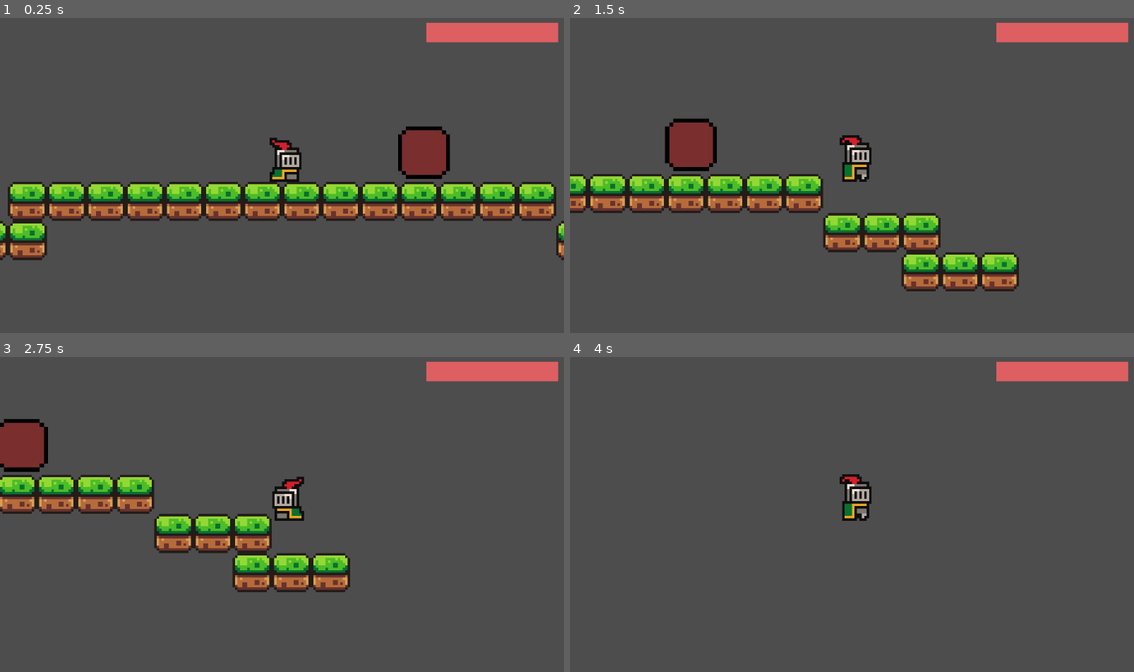
Above: before the commit, frames 1-4 (two rows, left to right).
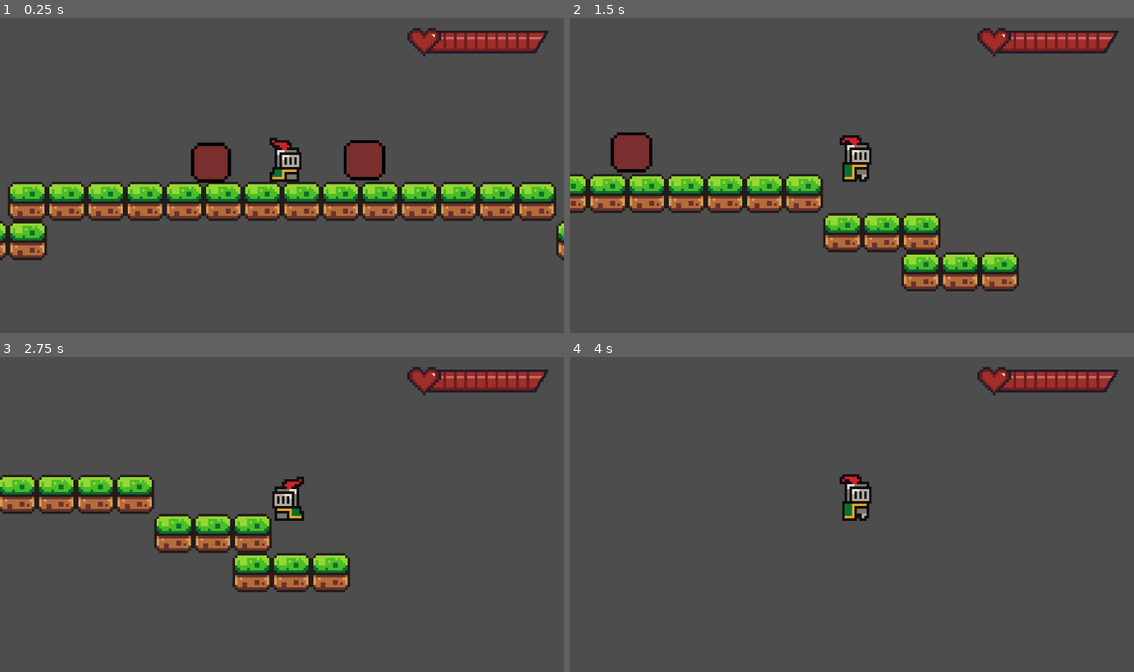
Above: after the commit, the same moments.

Repository: stackhacksbu/StackhacksGameDevRepo
Game: Godot game, scene res://scenes/Game.tscn
Two runs of this game, one before a commit and one after it. Both use one fixed random seed, a clock stepped at 60 frames per second and the inputs below.
Inputs:
- Up to frame 1 (0.25 s): no input
- Up to frame 2 (1.5 s): hold D (move_right) from 0.53 s (still down); tap Q (dash) at 0.6, 1.35 s; tap W (jump) at 0.77 s
- Up to frame 3 (2.75 s): tap W (jump) at 1.52 s; release D (move_right) at 2.03 s; hold A (move_left) from 2.03 s (still down); tap Q (dash) at 2.1 s
- Up to frame 4 (4 s): release A (move_left) at 2.78 s; hold D (move_right) from 2.78 s (still down); tap Q (dash) at 2.85, 3.6 s; tap W (jump) at 3.02, 3.77 s

The runs differ from the first frame. In frame 1, 5.6% of the frame differs, in the area x 33-99%, y 1-53%; in frame 2, 4.7%; in frame 3, 3.7%; in frame 4, 2.4%.

Commit message:
working health bar with textures

Diff:
--- a/scenes/Game.tscn
+++ b/scenes/Game.tscn
@@ -1,15 +1,12 @@
-[gd_scene load_steps=11 format=4 uid="uid://besm0lkf1jww8"]
+[gd_scene load_steps=13 format=4 uid="uid://besm0lkf1jww8"]
 
 [ext_resource type="PackedScene" uid="uid://dhr6vs5bxmd2f" path="res://scenes/player.tscn" id="1_ucb25"]
+[ext_resource type="Texture2D" uid="uid://bh4xk0ccyqp2c" path="res://assets/health bars/health_100.png" id="2_fstaj"]
 [ext_resource type="Texture2D" uid="uid://ctjow8vmb4k5v" path="res://assets/sprites/world_tileset.png" id="2_lbvig"]
 [ext_resource type="Texture2D" uid="uid://cshxdx3x1qvjl" path="res://assets/sprites/temp.png" id="3_8gr78"]
 [ext_resource type="Script" path="res://scripts/area_2d.gd" id="3_jtr68"]
-
-[sub_resource type="StyleBoxFlat" id="StyleBoxFlat_ntods"]
-bg_color = Color(0.141036, 0.133074, 0.131641, 1)
-
-[sub_resource type="StyleBoxFlat" id="StyleBoxFlat_6kq61"]
-bg_color = Color(0.869494, 0.371772, 0.384509, 1)
+[ext_resource type="Script" path="res://scenes/health_bar.gd" id="3_lha40"]
+[ext_resource type="Script" path="res://scenes/unhealth_tester.gd" id="5_j43pw"]
 
 [sub_resource type="WorldBoundaryShape2D" id="WorldBoundaryShape2D_do8s8"]
 
@@ -171,6 +168,9 @@
 
 [sub_resource type="RectangleShape2D" id="RectangleShape2D_1xii0"]
 
+[sub_resource type="RectangleShape2D" id="RectangleShape2D_t6ppj"]
+size = Vector2(14, 14)
+
 [node name="Node2D" type="Node2D"]
 
 [node name="Player" parent="." instance=ExtResource("1_ucb25")]
@@ -179,15 +179,15 @@
 [node name="Camera2D" type="Camera2D" parent="Player"]
 zoom = Vector2(5, 5)
 
-[node name="HealthBar" type="ProgressBar" parent="Player"]
-offset_left = 59.0
+[node name="HealthBar" type="TextureProgressBar" parent="Player"]
+modulate = Color(0.950731, 0.858025, 0.795622, 1)
+offset_left = 47.0
 offset_top = -62.0
-offset_right = 179.0
-offset_bottom = -44.0
-scale = Vector2(0.448911, 0.448911)
-theme_override_styles/background = SubResource("StyleBoxFlat_ntods")
-theme_override_styles/fill = SubResource("StyleBoxFlat_6kq61")
-show_percentage = false
+offset_right = 175.0
+offset_bottom = -30.0
+scale = Vector2(0.528784, 0.528784)
+texture_over = ExtResource("2_fstaj")
+script = ExtResource("3_lha40")
 
 [node name="StaticBody2D" type="StaticBody2D" parent="."]
 
@@ -200,6 +200,8 @@
 tile_set = SubResource("TileSet_ppitl")
 
 [node name="Health Tester" type="Area2D" parent="."]
+position = Vector2(-13, 4)
+scale = Vector2(0.804676, 0.761006)
 script = ExtResource("3_jtr68")
 
 [node name="Sprite2D" type="Sprite2D" parent="Health Tester"]
@@ -211,4 +213,18 @@
 position = Vector2(58, 4)
 shape = SubResource("RectangleShape2D_1xii0")
 
+[node name="Unhealth tester" type="Area2D" parent="."]
+position = Vector2(40, 2)
+script = ExtResource("5_j43pw")
+
+[node name="Sprite2D" type="Sprite2D" parent="Unhealth tester"]
+position = Vector2(-69, 8)
+scale = Vector2(0.625, 0.625)
+texture = ExtResource("3_8gr78")
+
+[node name="CollisionShape2D" type="CollisionShape2D" parent="Unhealth tester"]
+position = Vector2(-69, 6)
+shape = SubResource("RectangleShape2D_t6ppj")
+
 [connection signal="body_entered" from="Health Tester" to="Health Tester" method="_on_body_entered"]
+[connection signal="body_entered" from="Unhealth tester" to="Unhealth tester" method="_on_body_entered"]
--- /dev/null
+++ b/scenes/health_bar.gd
@@ -0,0 +1,31 @@
+extends TextureProgressBar
+@onready var player: Player = $".."
+
+
+func _ready() -> void:
+	texture_over = preload("res://assets/health bars/health_100.png")
+	print (player.hp)
+
+func _process(delta: float) -> void:
+	if (player.hp == 100):
+		texture_over = preload("res://assets/health bars/health_100.png")
+	elif (player.hp == 90):
+		texture_over = preload("res://assets/health bars/health_90.png")
+	elif (player.hp == 80):
+		texture_over = preload("res://assets/health bars/health_80.png")
+	elif (player.hp == 70):
+		texture_over = preload("res://assets/health bars/health_70.png")
+	elif (player.hp == 60):
+		texture_over = preload("res://assets/health bars/health_60.png")
+	elif (player.hp == 50):
+		texture_over = preload("res://assets/health bars/health_50.png")
+	elif (player.hp == 40):
+		texture_over = preload("res://assets/health bars/health_40.png")
+	elif (player.hp == 30):
+		texture_over = preload("res://assets/health bars/health_30.png")
+	elif (player.hp == 20):
+		texture_over = preload("res://assets/health bars/health_20.png")
+	elif (player.hp == 10):
+		texture_over = preload("res://assets/health bars/health_10.png")
+	elif (player.hp == 0):
+		texture_over = preload("res://assets/health bars/health_0.png")
--- /dev/null
+++ b/scenes/unhealth_tester.gd
@@ -0,0 +1,7 @@
+extends Area2D
+@onready var player: Player = $"../Player"
+
+
+func _on_body_entered(body: Node2D) -> void:
+	print ("ouuuucchhh!!")
+	player.subtract_health(10)
--- a/scripts/area_2d.gd
+++ b/scripts/area_2d.gd
@@ -3,4 +3,4 @@
 
 func _on_body_entered(body):
 	print("add_health")
-	player.subtract_health(10)
+	player.add_health(10)
--- a/scripts/player.gd
+++ b/scripts/player.gd
@@ -14,7 +14,8 @@
 # sprite associated with this node
 @onready var animated_sprite: AnimatedSprite2D = $AnimatedSprite2D
 #sprite associated with health bar
-@onready var health_bar: ProgressBar = $HealthBar
+@onready var health_bar: TextureProgressBar = $HealthBar
+
 #health
 var hp = 100
 
@@ -79,4 +80,5 @@
 func subtract_health(amount):
 	hp -= amount
 	hp = clamp(hp,0, 100)
+	print("Player HP:", hp)
 	health_bar.value = hp
Binary file added: assets/health bars/health_0.png
Not shown, added: assets/health bars/health_0.png.import
Binary file added: assets/health bars/health_10.png
Not shown, added: assets/health bars/health_10.png.import
Binary file added: assets/health bars/health_100.png
Not shown, added: assets/health bars/health_100.png.import
Binary file added: assets/health bars/health_20.png
Not shown, added: assets/health bars/health_20.png.import
Binary file added: assets/health bars/health_30.png
Not shown, added: assets/health bars/health_30.png.import
Binary file added: assets/health bars/health_40.png
Not shown, added: assets/health bars/health_40.png.import
(and 11 more such lines)
